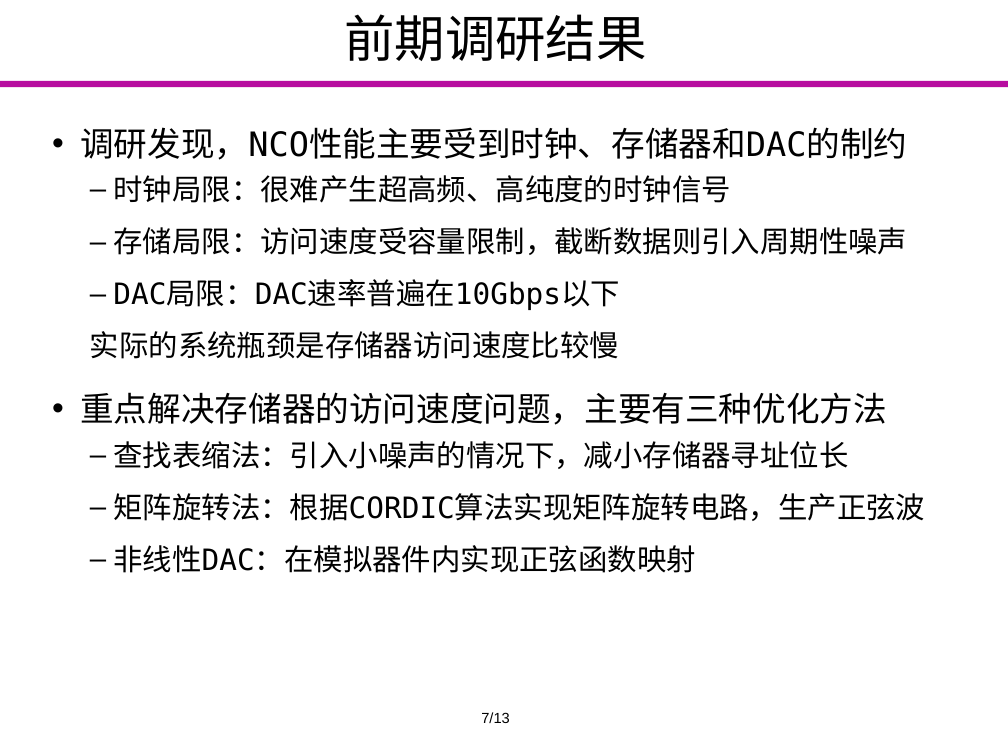
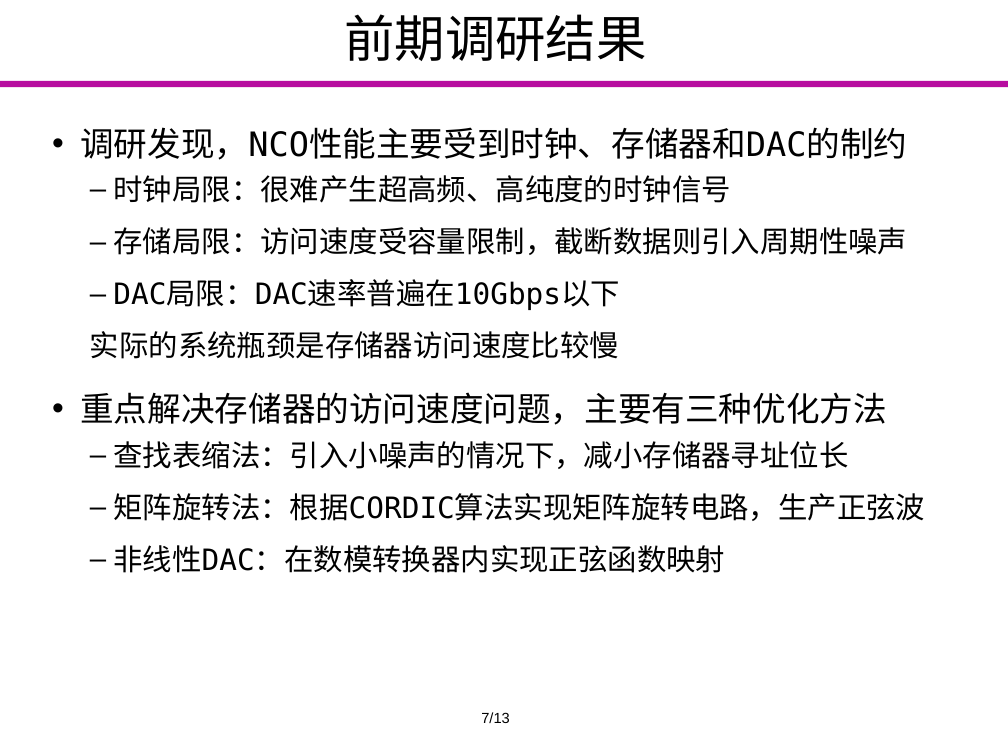
Before and after one commit to Markov2016/kaiti, a slide deck: slide 7 of ppt/yyx_v1.1.pptx. Drawn at 1008x756 pixels with LibreOffice and Linux fonts; fonts in the diff are those of the drawing; background and template pictures are left out. Boxes give left, top, right and bottom in pixels: in the first picture for what was removed or moved away, otherwise in the second. Text is boxed around its words. In the diff, an @@ line names an element or a change of style, - is before the commit and + after.

```diff
--- a/ppt/yyx_v1.1.pptx
+++ b/ppt/yyx_v1.1.pptx
@@ text at <box>113,545,725,573</box>: text changed @@
-  – 非线性DAC：在模拟器件内实现正弦函数映射
+  – 非线性DAC：在数模转换器内实现正弦函数映射
```
Also in this commit, not shown: 3 other slides changed.
